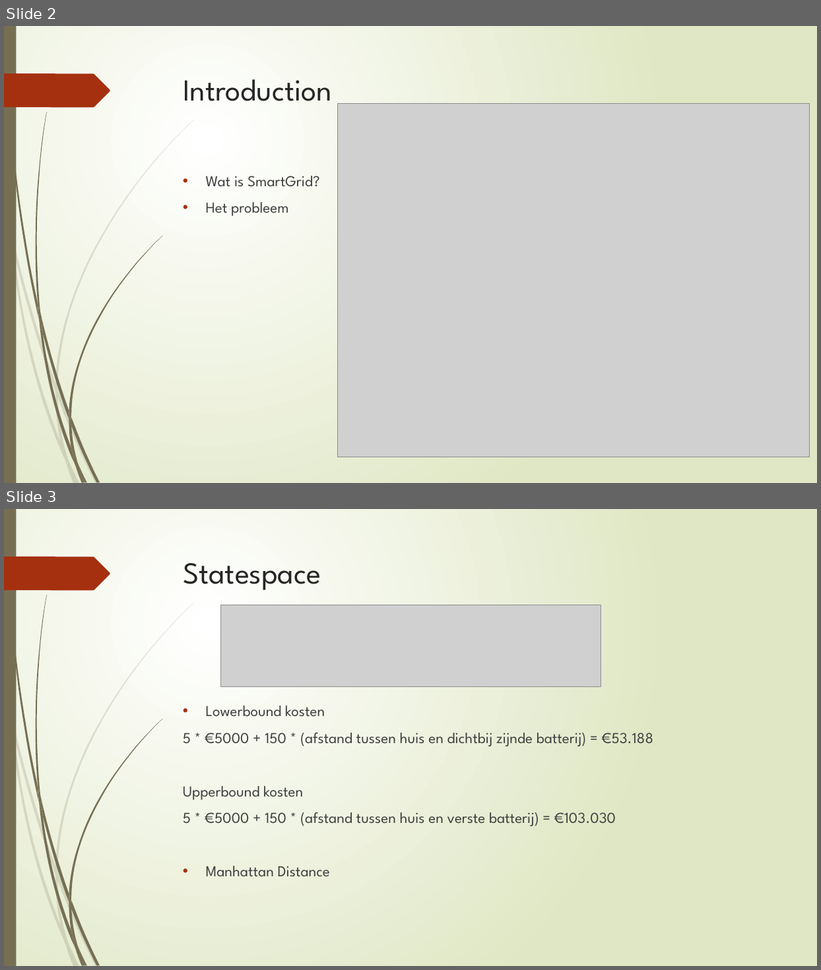
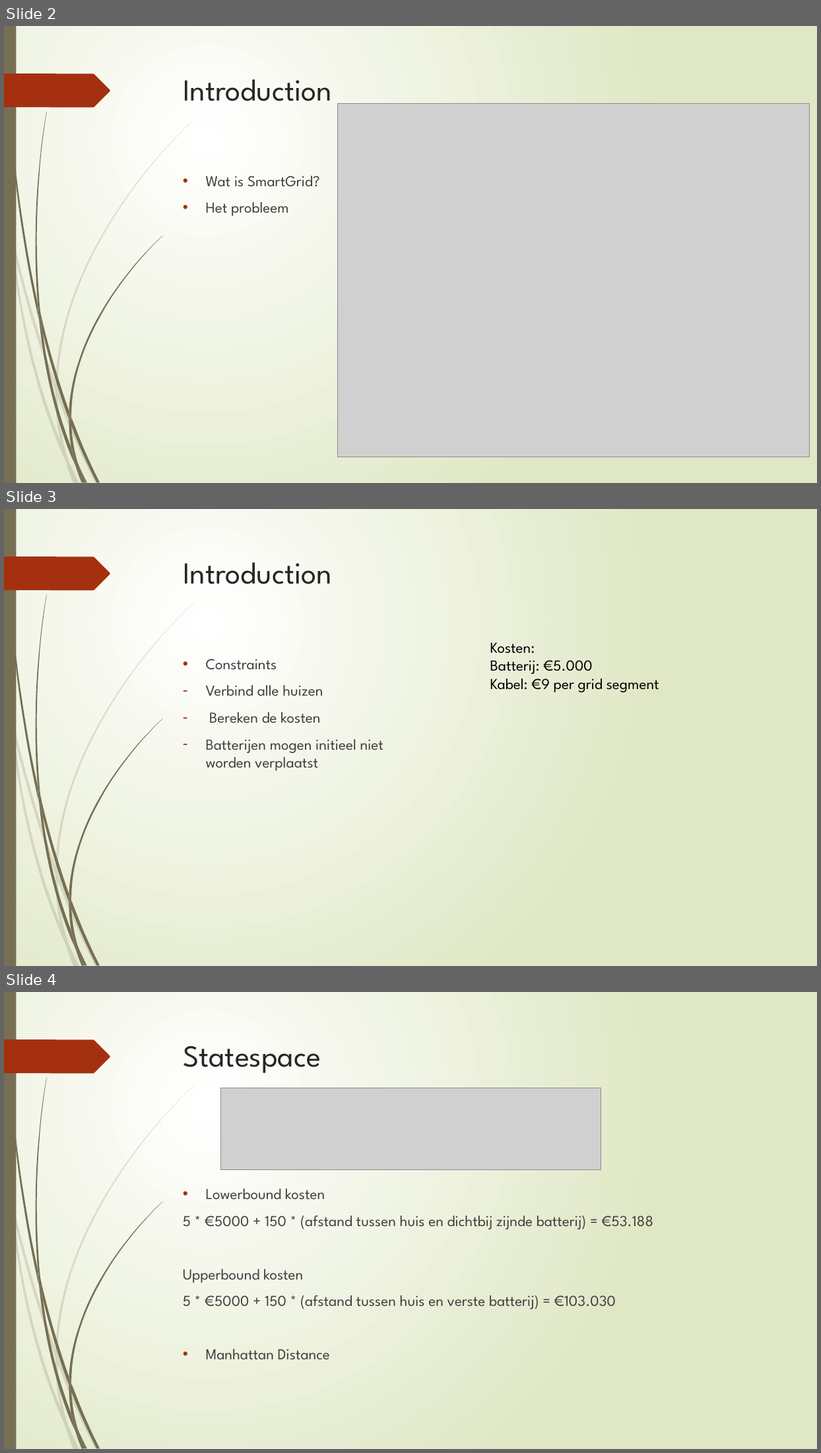
Before and after one commit to broekm006/SmartGrid, a slide deck: Final_V2.pptx. Shown one above the other, each under a label of ours: slides 2 and 3 before the commit, slides 2, 3 and 4 after it. The pictures are 821x970 and 821x1453 pixels, drawn with LibreOffice and Linux fonts; fonts in the diff are those of the drawing; grey boxes stand for pictures. Boxes give left, top, right and bottom in pixels: in the first picture for what was removed or moved away, otherwise in the second. Text is boxed around its words. In the diff, an @@ line names an element or a change of style, - is before the commit and + after.

```diff
--- a/Final_V2.pptx
+++ b/Final_V2.pptx
@@ slide 3 added at (4,509,817,966), background gradient #FFFFFF to #DFE8C4; not listed: 24 template elements that a slide beside it also shows @@
@@ title added at (183,562,332,584), 36 pt, text #262626 @@
+Introduction
@@ text added at (490,642,659,692), 18 pt, text #000000 @@
+Kosten:
+Batterij: €5.000
+Kabel: €9 per grid segment
@@ text added at (206,659,384,771), 18 pt, text #404040 @@
+• Constraints
+– Verbind alle huizen
+– Bereken de kosten
+– Batterijen mogen initieel niet worden verplaatst
@@ what was slide 3 is now slide 4 @@
```
Also in this commit, not shown: 5 slides changed, 1 other file.
